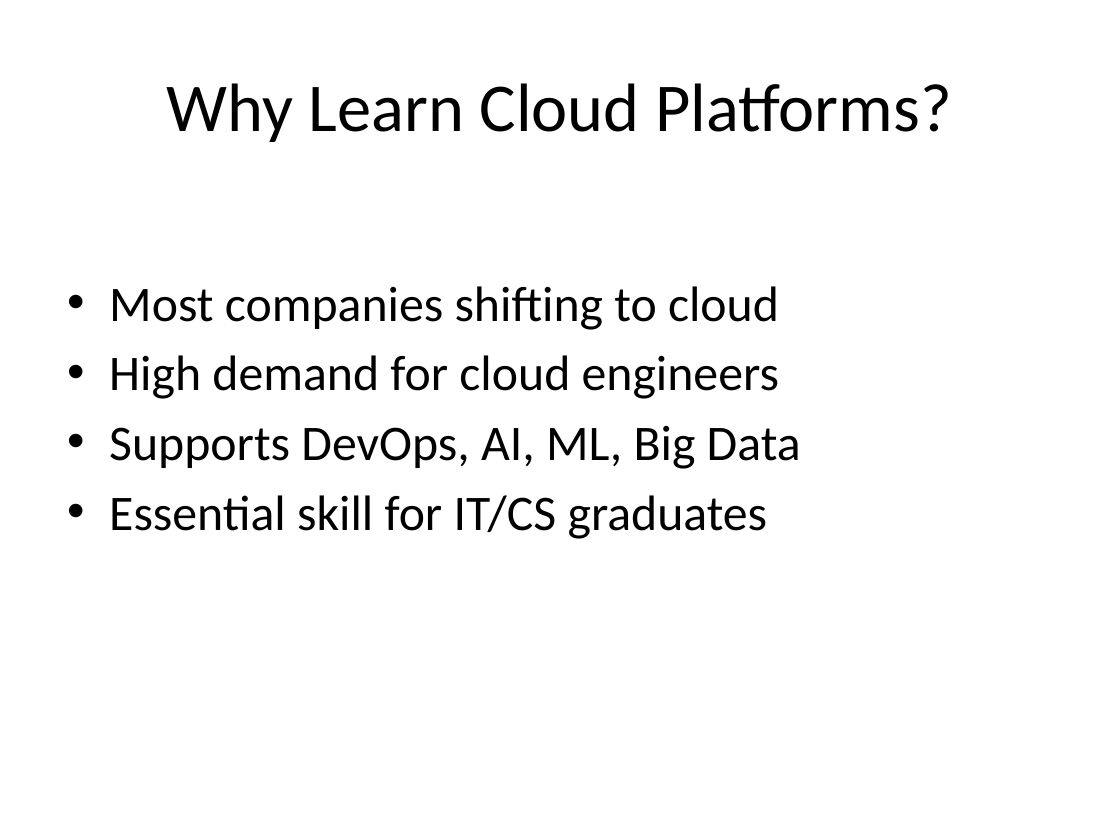
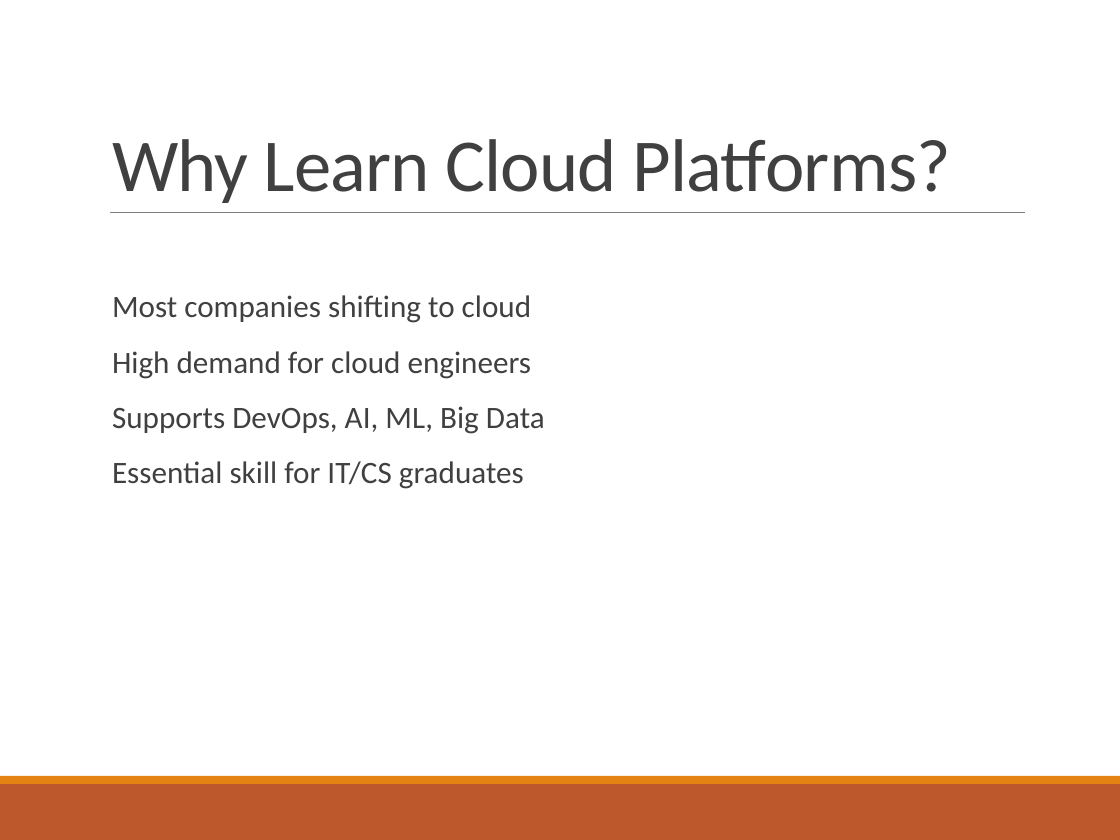
Before and after one commit to ashokbhattarai/cloudcomputing, a slide deck: slide 4 of Unit3_Cloud_Platforms_Tools.pptx. Drawn at 1120x840 pixels with LibreOffice and Linux fonts; fonts in the diff are those of the drawing. Boxes give left, top, right and bottom in pixels: in the first picture for what was removed or moved away, otherwise in the second. Text is boxed around its words. In the diff, an @@ line names an element or a change of style, - is before the commit and + after.

```diff
--- a/Unit3_Cloud_Platforms_Tools.pptx
+++ b/Unit3_Cloud_Platforms_Tools.pptx
@@ title "Why Learn Cloud Platforms?": place and size @@
-title "Why Learn Cloud Platforms?" at (167,83,952,142)
+title "Why Learn Cloud Platforms?" at (112,139,951,203)
@@ title "Why Learn Cloud Platforms?" at (112,139,951,203): size 44 to 48 pt, text colour #000000 to #404040, letter spacing 0 to -0.5 pt; alignment centre to left; line spacing 1 to 0.85; vertical alignment middle to bottom @@
@@ text "Most companies shifting to cloud": place and size @@
-text "Most companies shifting to cloud" at (109,286,801,539)
+text "Most companies shifting to cloud" at (112,295,545,489)
@@ text "Most companies shifting to cloud" at (112,295,545,489): size 32 to 20 pt, text colour #000000 to #404040; bullet • to  ; line spacing 1 to 0.9; more space between paragraphs @@
@@ line added from (110, 213) to (1025, 213), #808080 0.5 pt @@
@@ rectangle added at (0,776,1120,784), fill #E48312 @@
@@ rectangle added at (0,784,1120,840), fill #BD582C @@
```
Also in this commit, not shown: 21 other slides changed, 1 slide added, 1 slide removed, 3 other files.
